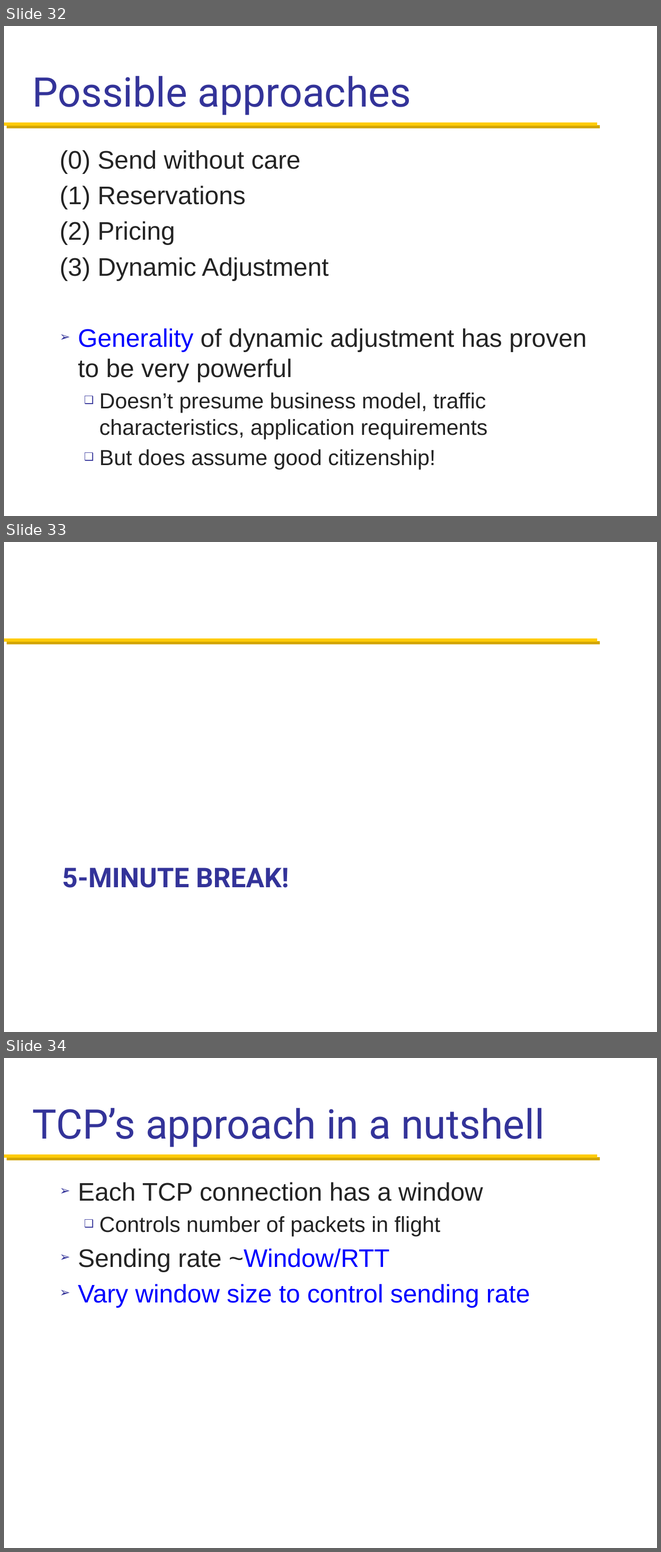
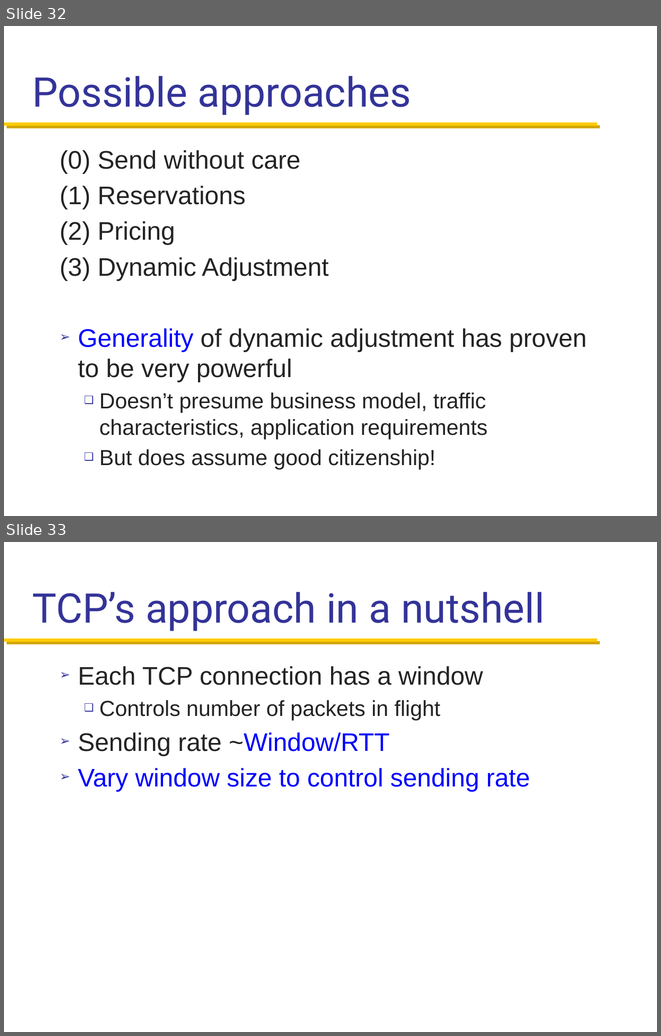
Before and after one commit to henryhxu/CSCI4430-ESTR4120, a slide deck: lecture/lec8.pptx. Shown one above the other, each under a label of ours: slides 32, 33 and 34 before the commit, slides 32 and 33 after it. The pictures are 661x1552 and 661x1036 pixels, drawn with LibreOffice and Linux fonts; fonts in the diff are those of the drawing. Boxes give left, top, right and bottom in pixels: in the first picture for what was removed or moved away, otherwise in the second. Text is boxed around its words. In the diff, an @@ line names an element or a change of style, - is before the commit and + after.

```diff
--- a/lecture/lec8.pptx
+++ b/lecture/lec8.pptx
@@ slide 33 removed at (4,542,657,1032), background #FFFFFF; not listed: 1 template element that a slide beside it also shows @@
@@ title removed at (62,867,289,888) @@
-5-MINUTE BREAK!
@@ what was slide 34 is now slide 33 @@
```
Also in this commit, not shown: 2 slides changed.
